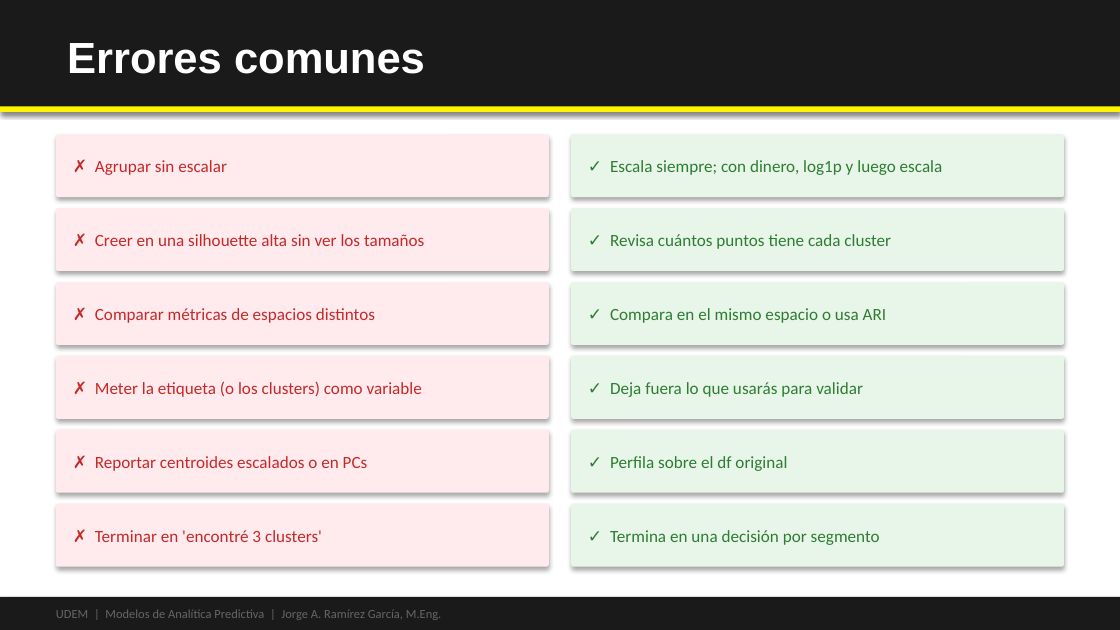
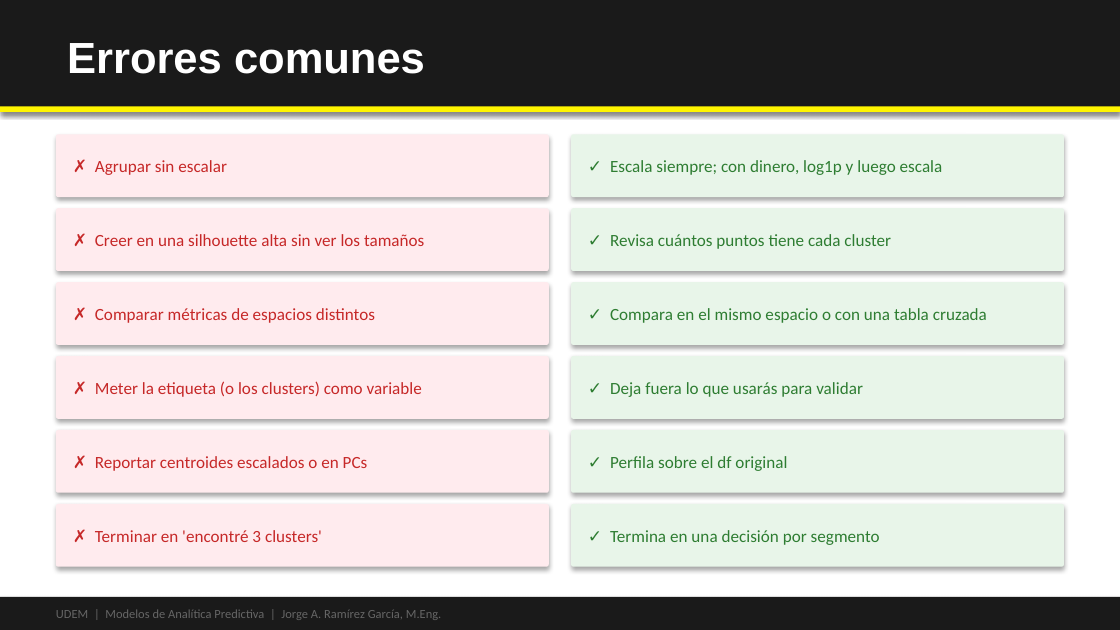
Before and after one commit to Emilio-Guevara/aprendizaje-no-supervisado-EmilioGuevara, a slide deck: slide 7 of 04-caso-integrador/slides/Caso Integrador - De los datos a la decisión - UDEM.pptx. Drawn at 1120x630 pixels with LibreOffice and Linux fonts; fonts in the diff are those of the drawing. Boxes give left, top, right and bottom in pixels: in the first picture for what was removed or moved away, otherwise in the second. Text is boxed around its words. In the diff, an @@ line names an element or a change of style, - is before the commit and + after.

```diff
--- a/04-caso-integrador/slides/Caso Integrador - De los datos a la decisión - UDEM.pptx
+++ b/04-caso-integrador/slides/Caso Integrador - De los datos a la decisión - UDEM.pptx
@@ text at (610, 308, 987, 323): text changed @@
-✓ Compara en el mismo espacio o usa ARI
+✓ Compara en el mismo espacio o con una tabla cruzada
```
Also in this commit, not shown: 5 other slides changed, 22 other files.
